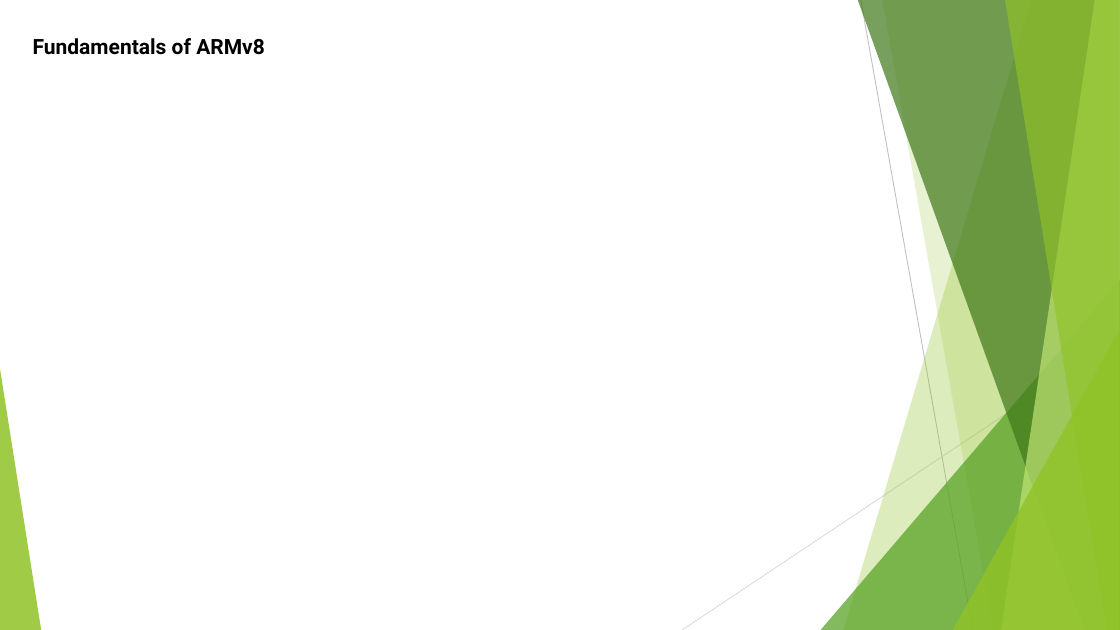
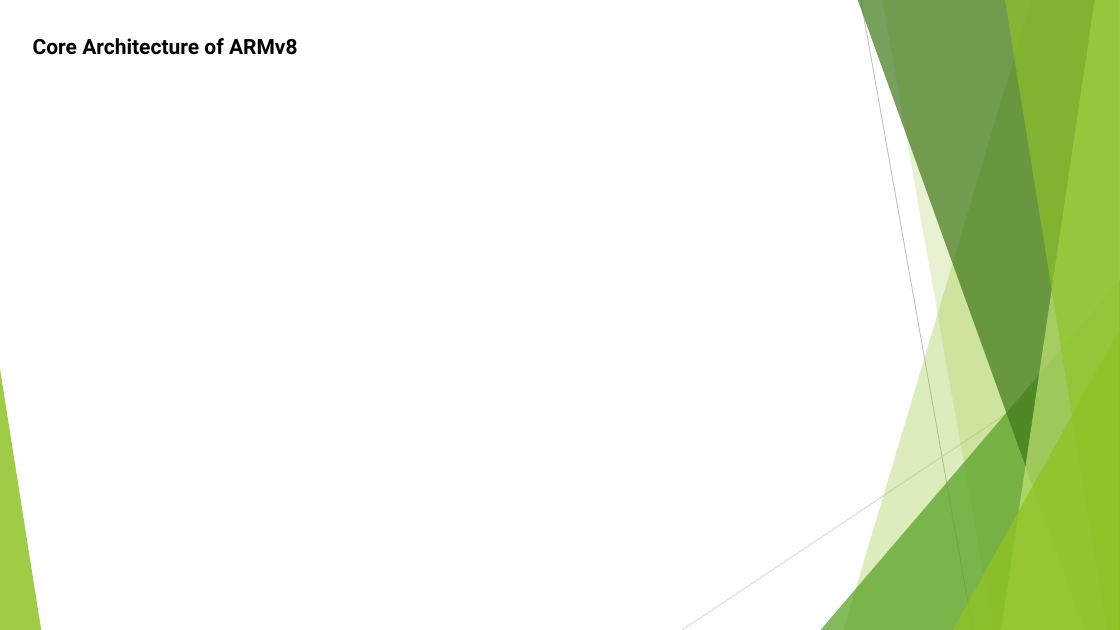
Before and after one commit to softwaresunleashed/ebook_writing, a slide deck: slide 2 of Presentations/ARM_PPTs/Ch4_ARMv8_Registers.pptx (slide 9 before the commit). Drawn at 1120x630 pixels with LibreOffice and Linux fonts; fonts in the diff are those of the drawing. Boxes give left, top, right and bottom in pixels: in the first picture for what was removed or moved away, otherwise in the second. Text is boxed around its words. In the diff, an @@ line names an element or a change of style, - is before the commit and + after.

```diff
--- a/Presentations/ARM_PPTs/Ch4_ARMv8_Registers.pptx
+++ b/Presentations/ARM_PPTs/Ch4_ARMv8_Registers.pptx
@@ text at box(33, 38, 298, 55): text changed @@
-Fundamentals of ARMv8
+Core Architecture of ARMv8
```
Also in this commit, not shown: 1 other slide changed, 7 slides removed, 1 other file.
